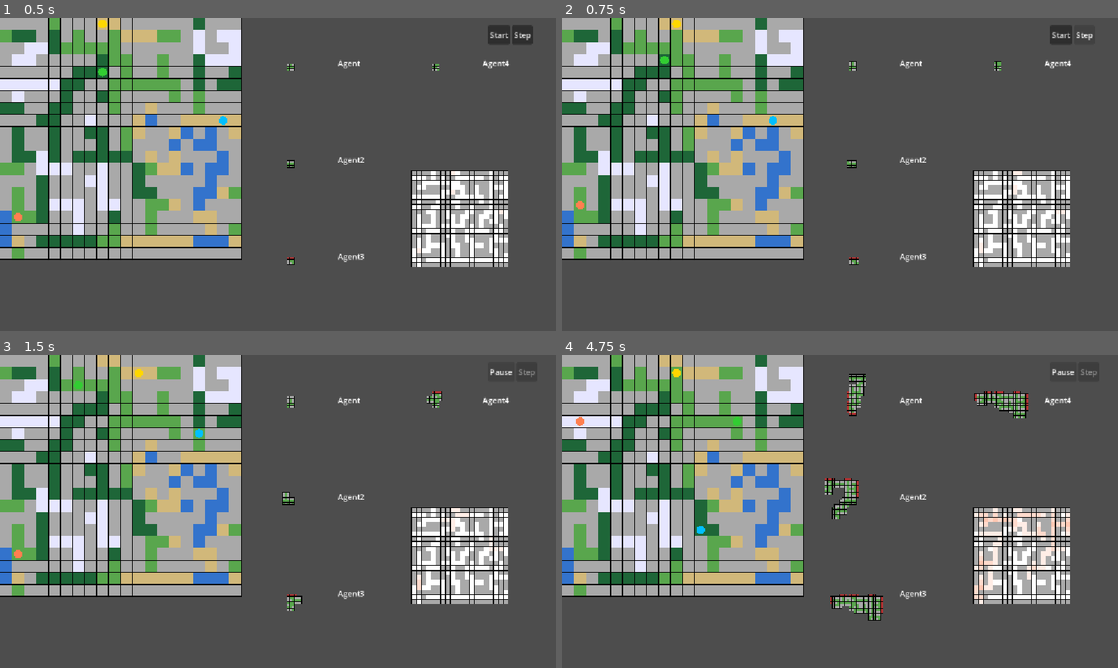
Above: before the commit, frames 1-4 (two rows, left to right).
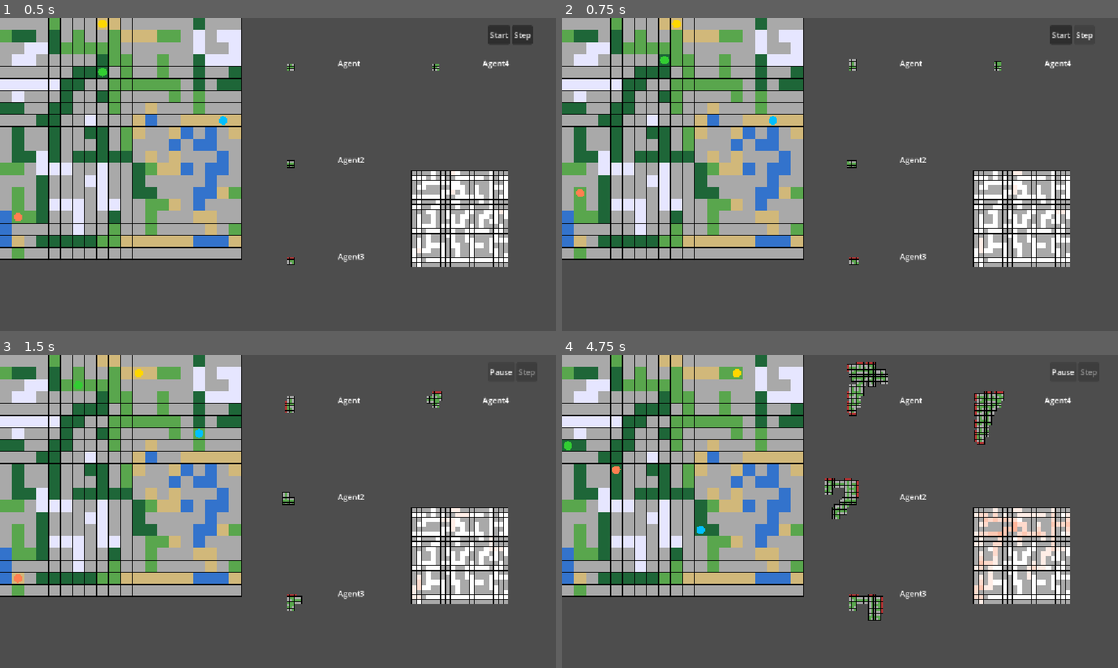
Above: after the commit, the same moments.

Repository: HugoGellida/Projet-SMA-Avanc-
Game: Godot game, scene res://node_2d.tscn
Two runs of this game, one before a commit and one after it. Both use one fixed random seed, a clock stepped at 60 frames per second and the inputs below.
Inputs:
- Up to frame 1 (0.5 s): no input
- Up to frame 2 (0.75 s): click "Step" at 0.5 s
- Up to frame 3 (1.5 s): click "Start" at 1.25 s
- Up to frame 4 (4.75 s): click "Pause" at 2 s; click "Start" at 2.75 s

Frame 1 is identical in both runs. In frame 2, less than 0.1% of the frame differs, in the area x 2-76%, y 13-72%; in frame 3, 0.1%; in frame 4, 1.8%, in the area x 0-87%, y 2-83%.

Commit message:
agent customization: added speed

Diff:
--- a/node_2d.tscn
+++ b/node_2d.tscn
@@ -21,6 +21,7 @@
 
 [node name="Agent" type="Node2D" parent="Agents" unique_id=665319151]
 script = ExtResource("3_epypp")
+speed = 2
 
 [node name="Agent2" type="Node2D" parent="Agents" unique_id=1560334558]
 script = ExtResource("3_epypp")
--- a/scripts/Agent.gd
+++ b/scripts/Agent.gd
@@ -3,7 +3,7 @@
 
 @export_range(1, 20, 1) var vision_range: int = 1
 @export_range(1, 20, 1) var communication_range: int = 2
-
+@export_range(1, 20, 1) var speed: int = 1
 
 enum CellState {
 	UNKNOWN,
--- a/scripts/SimulationManager.gd
+++ b/scripts/SimulationManager.gd
@@ -195,26 +195,35 @@
 
 	# execute agents action
 	for agent: Agent in agent_with_world_positions:
-		var action: Vector2i = agent.choose_move_action()
-
-		if action != Vector2i.ZERO:
+		var perception_updated: bool = false
+
+		for _move_index in range(agent.speed):
+			var action: Vector2i = agent.choose_move_action()
+			if action == Vector2i.ZERO:
+				break
+
 			var current_agent_location: Vector2i = (agent_with_world_positions[agent])
-
 			var target: Vector2i = current_agent_location + action
 
 			if absi(action.x) + absi(action.y) != 1:
 				push_warning("%s illegal move action：:%s" % [agent.name, action])
+				break
 			elif not world.is_inside_map(target):
 				push_warning("%s illegal move action：%s" % [agent.name, target])
+				break
 			elif world.get_tile(target).obstacle:
 				push_warning("%s illegal move action：%s" % [agent.name, target])
+				break
 			else:
 				agent_with_world_positions[agent] = target
 				agent.confirm_move(action)
 				_update_agent_display(agent)
 				_update_heat_map(agent)
-
-		_update_agent_perception(agent)
+				_update_agent_perception(agent)
+				perception_updated = true
+
+		if not perception_updated:
+			_update_agent_perception(agent)
 
 		if not agent.exploration_finished:
 			all_finished = false
